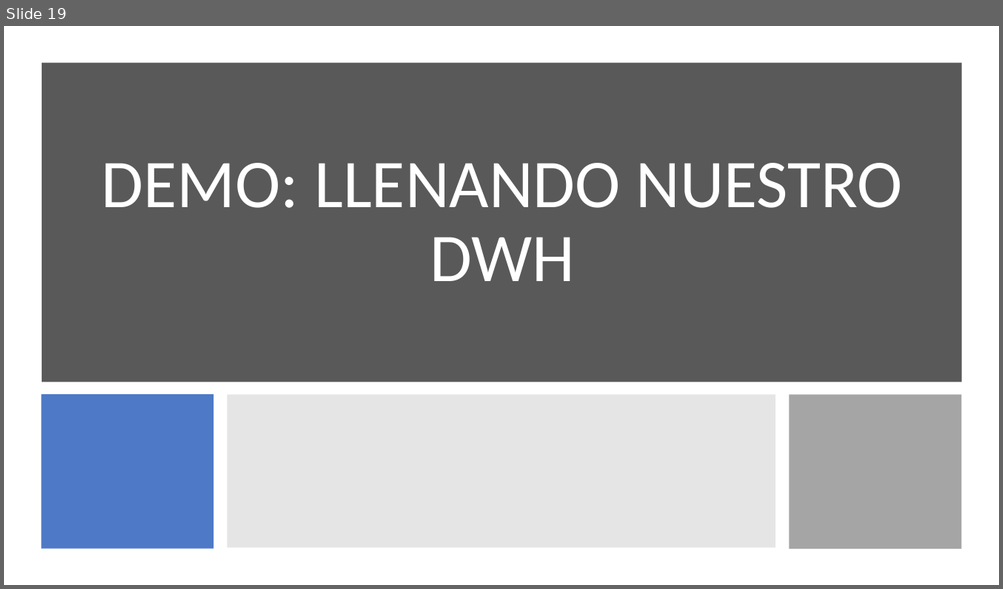
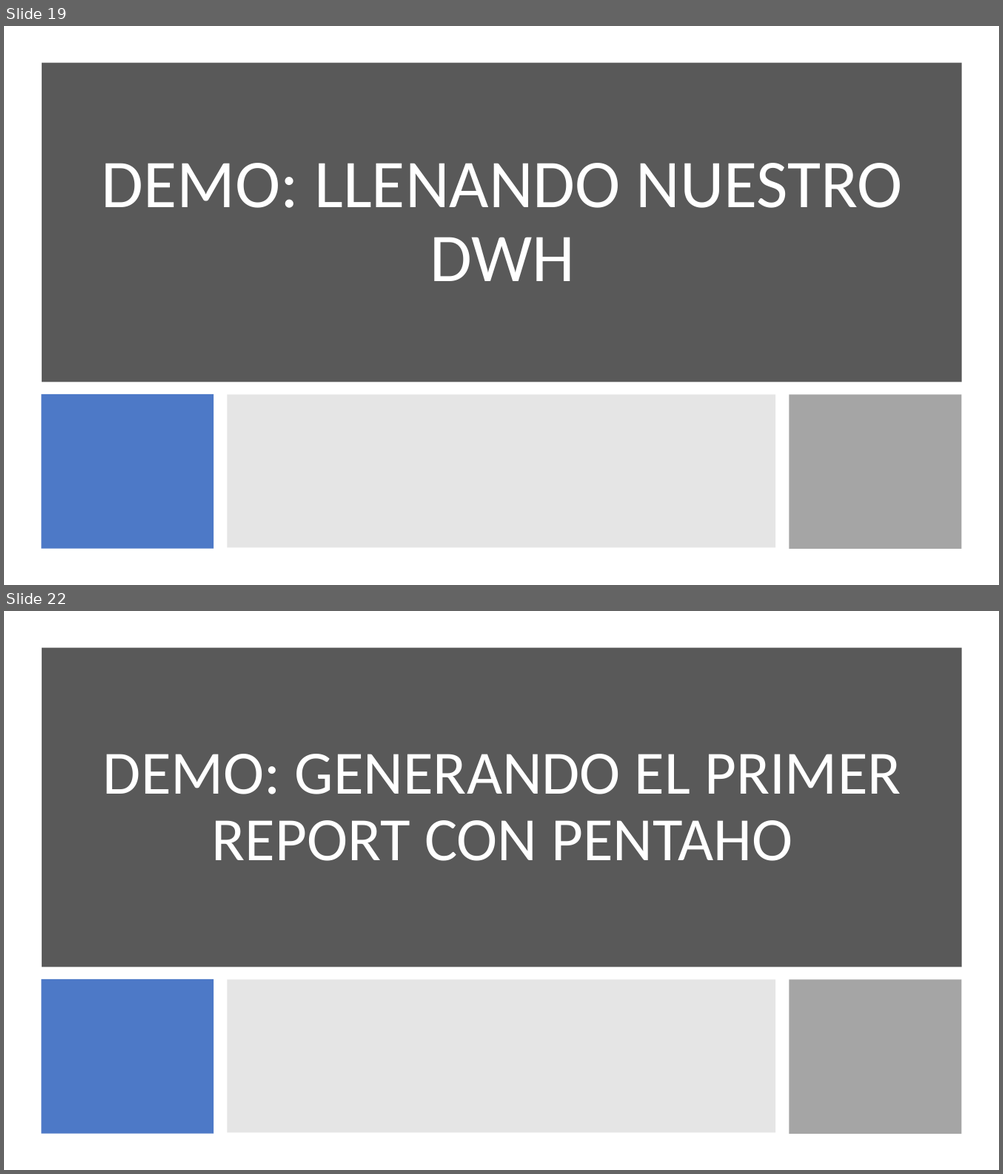
Before and after one commit to jorloicono/AF-BIGDATA-BI, a slide deck: PRESENTACIONES/5. Pentaho.pptx. Shown one above the other, each under a label of ours: slide 19 before the commit, slides 19 and 22 after it; the slides between them are not shown. The pictures are 1003x589 and 1003x1174 pixels, drawn with LibreOffice and Linux fonts; fonts in the diff are those of the drawing. Boxes give left, top, right and bottom in pixels: in the first picture for what was removed or moved away, otherwise in the second. Text is boxed around its words. In the diff, an @@ line names an element or a change of style, - is before the commit and + after.

```diff
--- a/PRESENTACIONES/5. Pentaho.pptx
+++ b/PRESENTACIONES/5. Pentaho.pptx
@@ slide 22 added at box(4, 611, 999, 1170), background #FFFFFF @@
@@ rectangle added at box(42, 647, 962, 967), fill #595959 @@
@@ title added at box(103, 754, 901, 861), 59.4 pt, text #FFFFFF @@
+DEMO: GENERANDO EL PRIMER REPORT CON PENTAHO
@@ rectangle added at box(41, 980, 213, 1134), fill #4472C4 at 95% opacity @@
@@ rectangle added at box(227, 980, 776, 1133), fill #7F7F7F at 20% opacity @@
@@ rectangle added at box(789, 980, 962, 1134), fill #A5A5A5 @@
```
Also in this commit, not shown: 1 slide changed, 8 other slides added, 2 slides removed, 19 other files.
